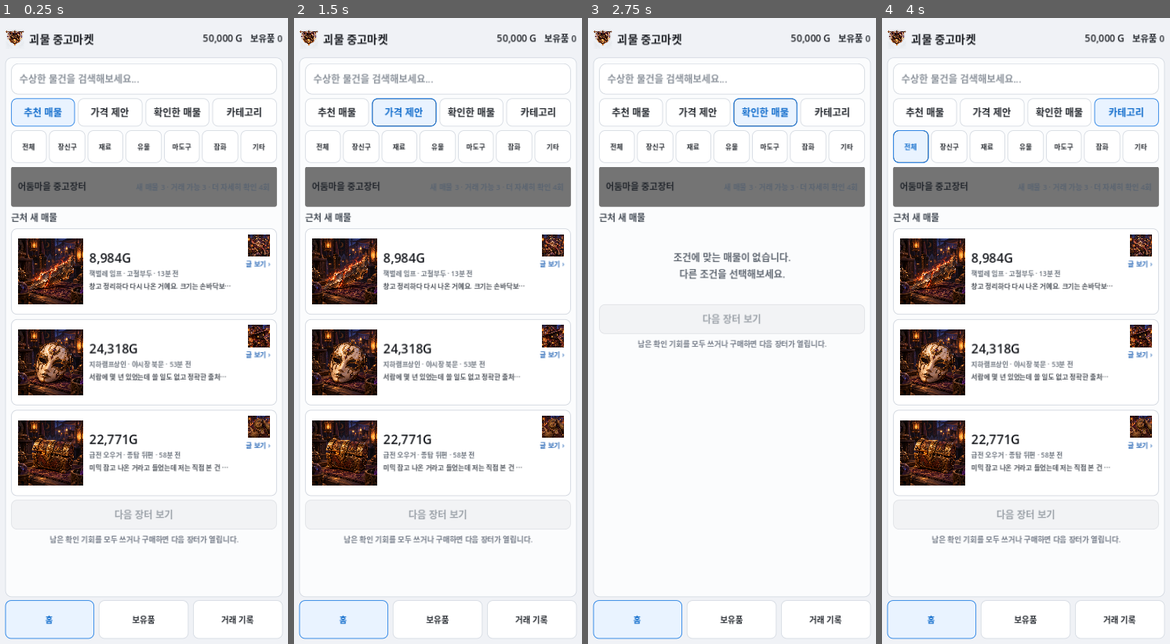
Above: before the commit, frames 1-4 (left to right).
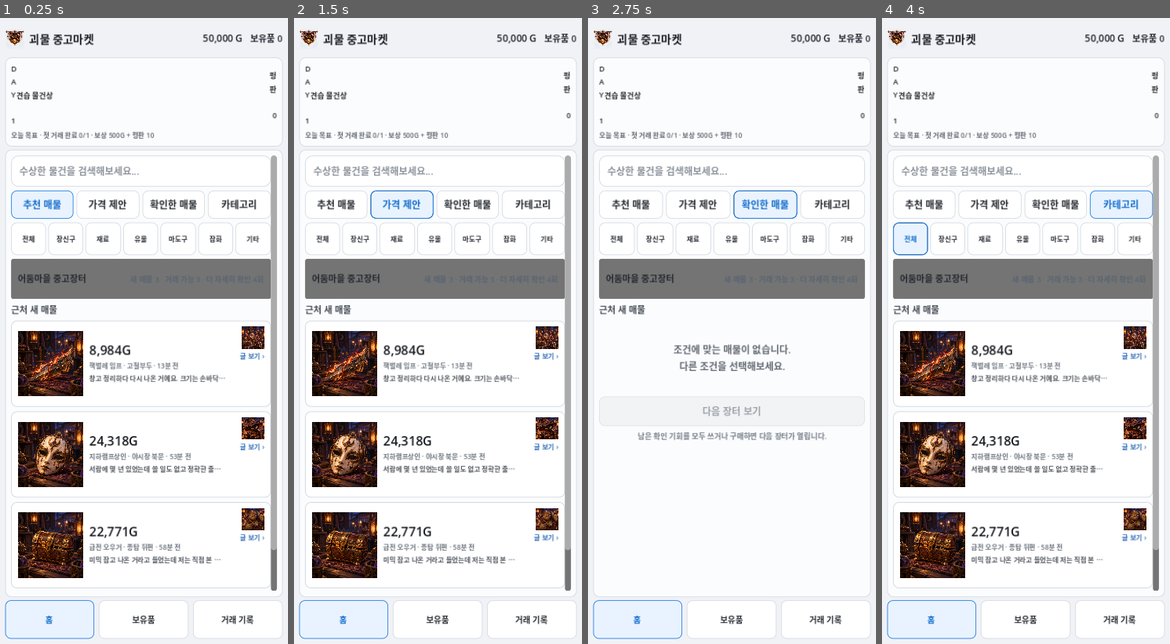
Above: after the commit, the same moments.

Repository: Queenrain9/monster-used-market
Game: Godot game, scene res://scenes/main.tscn
Same seed, same stepped clock (60 frames per second), same inputs: the game is played once before the commit and once after it.
Inputs:
- Up to frame 1 (0.25 s): no input
- Up to frame 2 (1.5 s): click "추천 매물" at 0.5 s; click "가격 제안" at 1.25 s
- Up to frame 3 (2.75 s): click "확인한 매물" at 2 s
- Up to frame 4 (4 s): click "카테고리" at 2.75 s; click "전체" at 3.5 s

The runs differ from the first frame. In frame 1, 28% of the frame differs, in the area x 2-98%, y 7-92%; in frame 2, 28%; in frame 3, 17%; in frame 4, 28%.

Commit message:
feat: add commercial title onboarding and progression shell

Diff:
--- a/scenes/main.tscn
+++ b/scenes/main.tscn
@@ -104,6 +104,42 @@
 horizontal_alignment = 2
 autowrap_mode = 3
 
+[node name="MetaStrip" type="PanelContainer" parent="Margin/RootVBox"]
+layout_mode = 2
+theme_override_styles/panel = SubResource("Panel")
+
+[node name="Box" type="VBoxContainer" parent="Margin/RootVBox/MetaStrip"]
+layout_mode = 2
+theme_override_constants/separation = 2
+
+[node name="Row" type="HBoxContainer" parent="Margin/RootVBox/MetaStrip/Box"]
+layout_mode = 2
+theme_override_constants/separation = 6
+
+[node name="DayLabel" type="Label" parent="Margin/RootVBox/MetaStrip/Box/Row"]
+layout_mode = 2
+theme_override_font_sizes/font_size = 10
+text = "DAY 1"
+
+[node name="RankLabel" type="Label" parent="Margin/RootVBox/MetaStrip/Box/Row"]
+layout_mode = 2
+size_flags_horizontal = 3
+theme_override_font_sizes/font_size = 10
+text = "견습 물건상"
+
+[node name="ReputationLabel" type="Label" parent="Margin/RootVBox/MetaStrip/Box/Row"]
+layout_mode = 2
+theme_override_font_sizes/font_size = 10
+text = "평판 0"
+horizontal_alignment = 2
+
+[node name="GoalLabel" type="Label" parent="Margin/RootVBox/MetaStrip/Box"]
+layout_mode = 2
+theme_override_font_sizes/font_size = 9
+theme_override_colors/font_color = Color(0.36, 0.39, 0.43, 1)
+text = "오늘 목표 · 첫 거래 완료 0/1 · 보상 500G + 평판 10"
+autowrap_mode = 2
+
 [node name="StatusPanel" type="PanelContainer" parent="Margin/RootVBox"]
 layout_mode = 2
 theme_override_styles/panel = SubResource("Panel")
@@ -2067,6 +2103,139 @@
 theme_override_font_sizes/font_size = 11
 text = "거래 기록"
 autowrap_mode = 3
+
+[node name="CommercialShell" type="Control" parent="."]
+visible = false
+z_index = 100
+layout_mode = 1
+anchors_preset = 15
+anchor_right = 1.0
+anchor_bottom = 1.0
+grow_horizontal = 2
+grow_vertical = 2
+mouse_filter = 0
+
+[node name="Backdrop" type="ColorRect" parent="CommercialShell"]
+layout_mode = 1
+anchors_preset = 15
+anchor_right = 1.0
+anchor_bottom = 1.0
+grow_horizontal = 2
+grow_vertical = 2
+color = Color(0.075, 0.068, 0.09, 0.98)
+
+[node name="Center" type="CenterContainer" parent="CommercialShell"]
+layout_mode = 1
+anchors_preset = 15
+anchor_right = 1.0
+anchor_bottom = 1.0
+grow_horizontal = 2
+grow_vertical = 2
+
+[node name="Card" type="PanelContainer" parent="CommercialShell/Center"]
+custom_minimum_size = Vector2(342, 620)
+layout_mode = 2
+theme_override_styles/panel = SubResource("Panel")
+
+[node name="TitleView" type="VBoxContainer" parent="CommercialShell/Center/Card"]
+layout_mode = 2
+theme_override_constants/separation = 12
+
+[node name="SpacerTop" type="Control" parent="CommercialShell/Center/Card/TitleView"]
+custom_minimum_size = Vector2(0, 48)
+layout_mode = 2
+
+[node name="Brand" type="TextureRect" parent="CommercialShell/Center/Card/TitleView"]
+custom_minimum_size = Vector2(0, 96)
+layout_mode = 2
+expand_mode = 1
+stretch_mode = 5
+
+[node name="GameTitle" type="Label" parent="CommercialShell/Center/Card/TitleView"]
+layout_mode = 2
+theme_override_font_sizes/font_size = 27
+text = "괴물 중고마켓"
+horizontal_alignment = 1
+
+[node name="Subtitle" type="Label" parent="CommercialShell/Center/Card/TitleView"]
+layout_mode = 2
+theme_override_font_sizes/font_size = 11
+theme_override_colors/font_color = Color(0.38, 0.41, 0.46, 1)
+text = "수상한 물건을 사고, 진짜 가치를 찾아내세요."
+horizontal_alignment = 1
+autowrap_mode = 2
+
+[node name="Fantasy" type="Label" parent="CommercialShell/Center/Card/TitleView"]
+custom_minimum_size = Vector2(0, 110)
+layout_mode = 2
+theme_override_font_sizes/font_size = 11
+text = "어둠마을 괴물들이 올린 중고 매물.\n대화를 나누고, 단서를 모으고, 가격을 흥정해서\n남들이 지나친 가치를 찾아내는 물건상이 되어보세요."
+horizontal_alignment = 1
+vertical_alignment = 1
+autowrap_mode = 2
+
+[node name="SpacerMid" type="Control" parent="CommercialShell/Center/Card/TitleView"]
+layout_mode = 2
+size_flags_vertical = 3
+
+[node name="ContinueButton" type="Button" parent="CommercialShell/Center/Card/TitleView"]
+custom_minimum_size = Vector2(0, 48)
+layout_mode = 2
+theme_override_font_sizes/font_size = 12
+text = "이어하기"
+
+[node name="NewGameButton" type="Button" parent="CommercialShell/Center/Card/TitleView"]
+custom_minimum_size = Vector2(0, 48)
+layout_mode = 2
+theme_override_font_sizes/font_size = 12
+text = "새 게임"
+
+[node name="BuildLabel" type="Label" parent="CommercialShell/Center/Card/TitleView"]
+layout_mode = 2
+theme_override_font_sizes/font_size = 9
+theme_override_colors/font_color = Color(0.5, 0.52, 0.56, 1)
+text = "Commercial Build"
+horizontal_alignment = 1
+
+[node name="OnboardingView" type="VBoxContainer" parent="CommercialShell/Center/Card"]
+visible = false
+layout_mode = 2
+theme_override_constants/separation = 12
+
+[node name="StepLabel" type="Label" parent="CommercialShell/Center/Card/OnboardingView"]
+layout_mode = 2
+theme_override_font_sizes/font_size = 10
+theme_override_colors/font_color = Color(0.39, 0.28, 0.77, 1)
+text = "1 / 3"
+horizontal_alignment = 1
+
+[node name="Art" type="TextureRect" parent="CommercialShell/Center/Card/OnboardingView"]
+custom_minimum_size = Vector2(0, 210)
+layout_mode = 2
+expand_mode = 1
+stretch_mode = 5
+
+[node name="Title" type="Label" parent="CommercialShell/Center/Card/OnboardingView"]
+layout_mode = 2
+theme_override_font_sizes/font_size = 22
+text = "어둠마을에 도착했습니다"
+horizontal_alignment = 1
+autowrap_mode = 2
+
+[node name="Body" type="Label" parent="CommercialShell/Center/Card/OnboardingView"]
+custom_minimum_size = Vector2(0, 180)
+layout_mode = 2
+theme_override_font_sizes/font_size = 12
+text = "괴물들이 물건을 사고파는 장터에서 새로운 일을 시작합니다."
+horizontal_alignment = 1
+vertical_alignment = 1
+autowrap_mode = 2
+
+[node name="NextButton" type="Button" parent="CommercialShell/Center/Card/OnboardingView"]
+custom_minimum_size = Vector2(0, 48)
+layout_mode = 2
+theme_override_font_sizes/font_size = 12
+text = "다음"
 
 [node name="ImagePreview" type="PopupPanel" parent="."]
 
